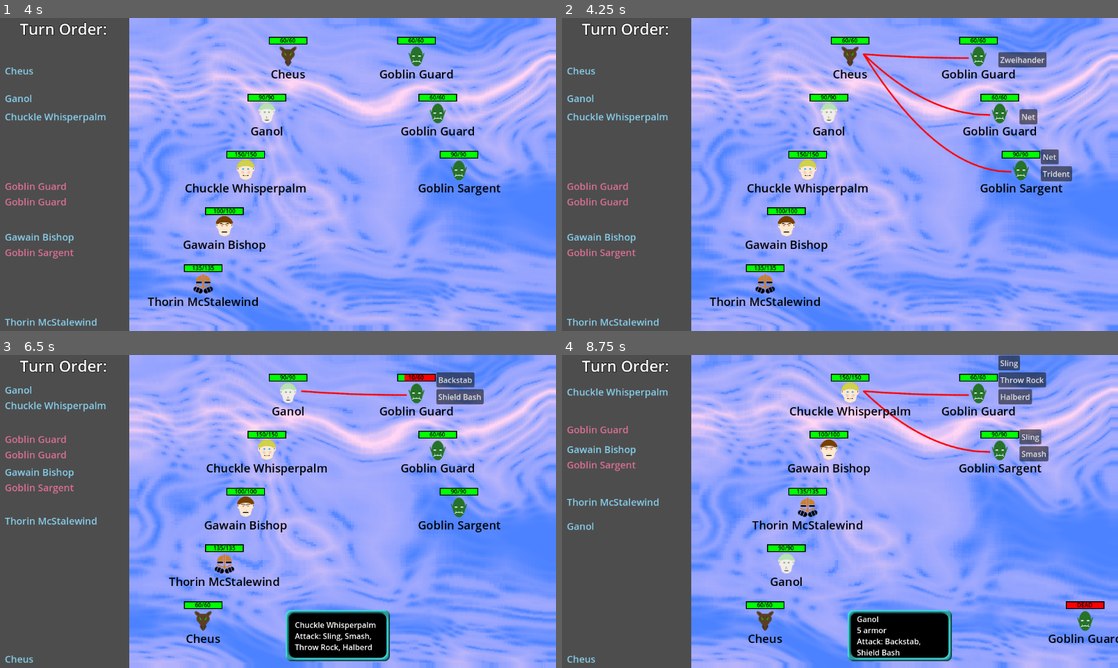
Above: before the commit, frames 1-4 (two rows, left to right).
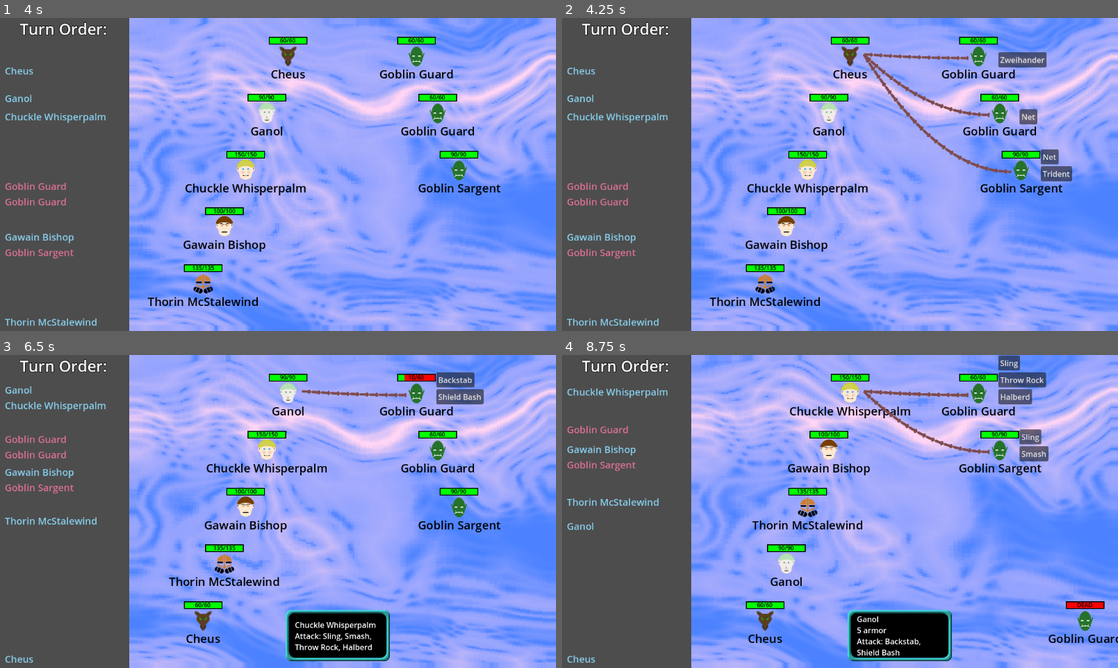
Above: after the commit, the same moments.

Repository: Habidakus/wild-jam-78-erase
Game: Godot game, scene res://Scenes/main.tscn
Same seed, same stepped clock (60 frames per second), same inputs: the game is played once before the commit and once after it. The engine's default icon, where the game draws it, is replaced by a stand-in: a white triangle on a blue panel in a dark square. Sound files missing from this copy of the repository are replaced by a short silence.
Inputs (mouse positions are in pixels of both pictures, inside the frame that each line leads up to):
- Up to frame 1 (4 s): tap Enter at 0.5, 2, 3.5 s; move the mouse to (400, 158) at 0.52 s; click (400, 158) at 0.67 s; click "Play" at 1.25 s; drag from (166, 190) to (250, 237) at 2.02 s; move the mouse to (333, 105) at 2.77 s; click (333, 105) at 2.92 s; drag from (250, 237) to (111, 127) at 3.52 s
- Up to frame 2 (4.25 s): no input
- Up to frame 3 (6.5 s): click "Zweihander" at 4.25 s; move the mouse to (444, 558) at 5.02 s; click (444, 558) at 5.17 s; tap Space at 5.75 s; drag from (111, 464) to (194, 433) at 5.77 s
- Up to frame 4 (8.75 s): click "Backstab" at 6.5 s; move the mouse to (867, 511) at 7.27 s; click (867, 511) at 7.42 s; tap Enter at 8 s; drag from (756, 433) to (728, 527) at 8.02 s

Frame 1 is identical in both runs. In frame 2, 0.8% of the frame differs, in the area x 54-81%, y 11-50%; in frame 3, 0.2%; in frame 4, 0.5%.

Commit message:
Fixed rant assert, added better attack lines

Diff:
--- a/Scenes/main.tscn
+++ b/Scenes/main.tscn
@@ -13,6 +13,7 @@
 [ext_resource type="PackedScene" uid="uid://ue7rvsoy6ai5" path="res://Scenes/card_graphic.tscn" id="9_i0xyt"]
 [ext_resource type="Script" path="res://Scripts/gamestate_bossbattle.gd" id="11_ytujf"]
 [ext_resource type="Texture2D" uid="uid://bw12xauevdwyr" path="res://Art/Chronotyrant.png" id="12_dih5f"]
+[ext_resource type="AudioStream" uid="uid://coieqfcesjoqk" path="res://Sounds/rant.mp3" id="13_rvtvi"]
 [ext_resource type="AudioStream" uid="uid://btjo4waad4s7d" path="res://Sounds/resurrection_03.wav" id="13_vblk6"]
 [ext_resource type="Script" path="res://Scripts/testing_prep_elo.gd" id="14_fk8kq"]
 [ext_resource type="Script" path="res://Scenes/testing_process_fight.gd" id="15_b6n3m"]
@@ -665,7 +666,11 @@
 grow_vertical = 2
 script = ExtResource("11_ytujf")
 
-[node name="AudioStreamPlayer" type="AudioStreamPlayer" parent="OverStateMachine/Game/GameStateMachine/BossBattle"]
+[node name="RantPlayer" type="AudioStreamPlayer" parent="OverStateMachine/Game/GameStateMachine/BossBattle"]
+stream = ExtResource("13_rvtvi")
+bus = &"Ranting"
+
+[node name="ErasePlayer" type="AudioStreamPlayer" parent="OverStateMachine/Game/GameStateMachine/BossBattle"]
 stream = ExtResource("13_vblk6")
 bus = &"FX"
 
@@ -1016,5 +1021,8 @@
 layout_mode = 2
 fit_content = true
 
+[node name="ButtonPlayer" type="AudioStreamPlayer" parent="."]
+bus = &"UI"
+
 [connection signal="button_up" from="OverStateMachine/Menu/VBoxContainer/PlayButton" to="OverStateMachine/Menu" method="_on_button_button_up"]
 [connection signal="button_up" from="OverStateMachine/Menu/VBoxContainer/CreditsButton" to="OverStateMachine/Menu" method="_on_credits_button_up"]
--- a/Scripts/gamestate_bossbattle.gd
+++ b/Scripts/gamestate_bossbattle.gd
@@ -4,17 +4,20 @@
 var final_battle : bool = false
 var game : Game
 var hero_box : GridContainer
-var audio_stream_player : AudioStreamPlayer
-var rant_sound : AudioStreamMP3 = preload("res://Sounds/rant.mp3")
-var resurrection_sound : AudioStreamWAV = preload("res://Sounds/resurrection_03.wav")
+var rant_player : AudioStreamPlayer
+var fx_player : AudioStreamPlayer
+#var rant_sound : AudioStreamMP3 = preload("res://Sounds/rant.mp3")
+#var resurrection_sound : AudioStreamWAV = preload("res://Sounds/resurrection_03.wav")
 
 func init(_game : Game) -> void:
 	game = _game
 	hero_box = find_child("HeroBox") as GridContainer
 	assert(hero_box)
-	audio_stream_player = find_child("AudioStreamPlayer") as AudioStreamPlayer
-	assert(audio_stream_player)
-	audio_stream_player.finished.connect(Callable(self, "release_exit"))
+	rant_player = find_child("RantPlayer") as AudioStreamPlayer
+	assert(rant_player)
+	fx_player = find_child("ErasePlayer") as AudioStreamPlayer
+	assert(fx_player)
+	fx_player.finished.connect(Callable(self, "release_exit"))
 
 func enter_state() -> void:
 	super.enter_state()
@@ -31,9 +34,7 @@
 		find_child("FinalBattle").hide()
 		find_child("Rant").show()
 		if game.heroes.size() == 5:
-			audio_stream_player.stop()
-			audio_stream_player.stream = rant_sound
-			audio_stream_player.play()
+			rant_player.play()
 
 var exit_when_stream_finishes : bool = false
 var waiting_on_stream_to_finish : bool = false
@@ -65,9 +66,8 @@
 		child.queue_free()
 
 	waiting_on_stream_to_finish = true
-	audio_stream_player.stop()
-	audio_stream_player.stream = resurrection_sound
-	audio_stream_player.play()
+	rant_player.stop()
+	fx_player.play()
 
 func switch_to_decision() -> void:
 	if final_battle:
--- a/Scripts/unit_graphics.gd
+++ b/Scripts/unit_graphics.gd
@@ -3,6 +3,8 @@
 var max_health_width : float
 var shield_bar : ColorRect
 const our_scene : Resource = preload("res://Scenes/unit.tscn")
+const red_arrow_line_texture : Texture = preload("res://Art/RedPointerPath.png")
+const green_arrow_line_texture : Texture = preload("res://Art/GreenPointerPath.png")
 
 var attack_list : Array[UnitGraphics]
 var action_buttons : Array[Button]
@@ -45,21 +47,48 @@
 	ret_val.append(to)
 	return ret_val
 
-func our_draw_line(from : Vector2, to : Vector2, color : Color) -> void:
+func create_line(from : Vector2, to : Vector2, friendly : bool) -> Line2D:
 	var mid : Vector2 = Vector2((from.x + to.x)/ 2, to.y)
 	var points : Array[Vector2] = create_curve(from, mid, to, 24)
-	for i : int in range(1, points.size()):
-		draw_line(points[i - 1], points[i], color, 2, true)
+	var line : Line2D = Line2D.new()
+	line.texture = green_arrow_line_texture if friendly else red_arrow_line_texture
+	line.texture_mode = Line2D.LINE_TEXTURE_TILE
+	line.texture_repeat = CanvasItem.TEXTURE_REPEAT_ENABLED
+	line.antialiased = true
+	line.add_point(from)
+	for i : int in range(0, points.size()):
+		line.add_point(points[i])
+	line.add_point(to)
+	return line
 
-func _draw() -> void:
+#func our_draw_line(from : Vector2, to : Vector2, color : Color) -> void:
+	#var mid : Vector2 = Vector2((from.x + to.x)/ 2, to.y)
+	#var points : Array[Vector2] = create_curve(from, mid, to, 24)
+	#for i : int in range(1, points.size()):
+		#draw_line(points[i - 1], points[i], color, 2, true)
+
+#func _draw() -> void:
+	#const half_unit_graphic_height : float = 16.0
+	#for target : UnitGraphics in attack_list:
+		#var target_pos : Vector2 = Vector2(0, 16 + half_unit_graphic_height / 2) + target.global_position - self.global_position
+		#var color : Color = Color.RED
+		#if target_pos.x < 0:
+			#target_pos.x += 48
+			#color = Color.GREEN
+		#our_draw_line(Vector2(48, 16), target_pos, color)
+
+var attack_lines : Array[Line2D]
+func add_attack_lines() -> void:
 	const half_unit_graphic_height : float = 16.0
 	for target : UnitGraphics in attack_list:
 		var target_pos : Vector2 = Vector2(0, 16 + half_unit_graphic_height / 2) + target.global_position - self.global_position
-		var color : Color = Color.RED
+		var friendly : bool = false
 		if target_pos.x < 0:
 			target_pos.x += 48
-			color = Color.GREEN
-		our_draw_line(Vector2(48, 16), target_pos, color)
+			friendly = true
+		var line : Line2D = create_line(Vector2(48, 16), target_pos, friendly)
+		add_child(line)
+		attack_lines.append(line)
 
 func set_unit_name(n : String) -> void:
 	(find_child("Name") as Label).text = n
@@ -89,7 +118,8 @@
 	if !attack_list.has(target_graphics):
 		attack_list.append(target_graphics)
 	target_graphics.activate_attack_button(hover_callback, click_callback, attack, target_stats)
-	queue_redraw()
+	add_attack_lines()
+	#queue_redraw()
 
 func activate_attack_button(hover_callback : Callable, click_callback : Callable, attack : AttackStats, target_stats : UnitStats) -> void:
 	attack_buttons.append(create_button(true, attack, target_stats, hover_callback, click_callback))
@@ -104,7 +134,10 @@
 		find_child("ActionBox").remove_child(button)
 		button.queue_free()
 	action_buttons.clear()
-	queue_redraw()
+	for al : Line2D in attack_lines:
+		al.queue_free()
+	attack_lines.clear()
+	#queue_redraw()
 
 func create_button(is_attack : bool, attack : AttackStats, _target_stats : UnitStats, hover_callback : Callable, click_callback : Callable) -> Button:
 	var new_button : Button = Button.new()
Binary file added: Art/GreenPointerPath.png
Not shown, added: Art/GreenPointerPath.png.import
Binary file added: Art/Path.png
Not shown, added: Art/Path.png.import
Binary file added: Art/RedPointerPath.png
Not shown, added: Art/RedPointerPath.png.import
Not shown: 1 places in Scenes/main.tscn that only renumber resources
